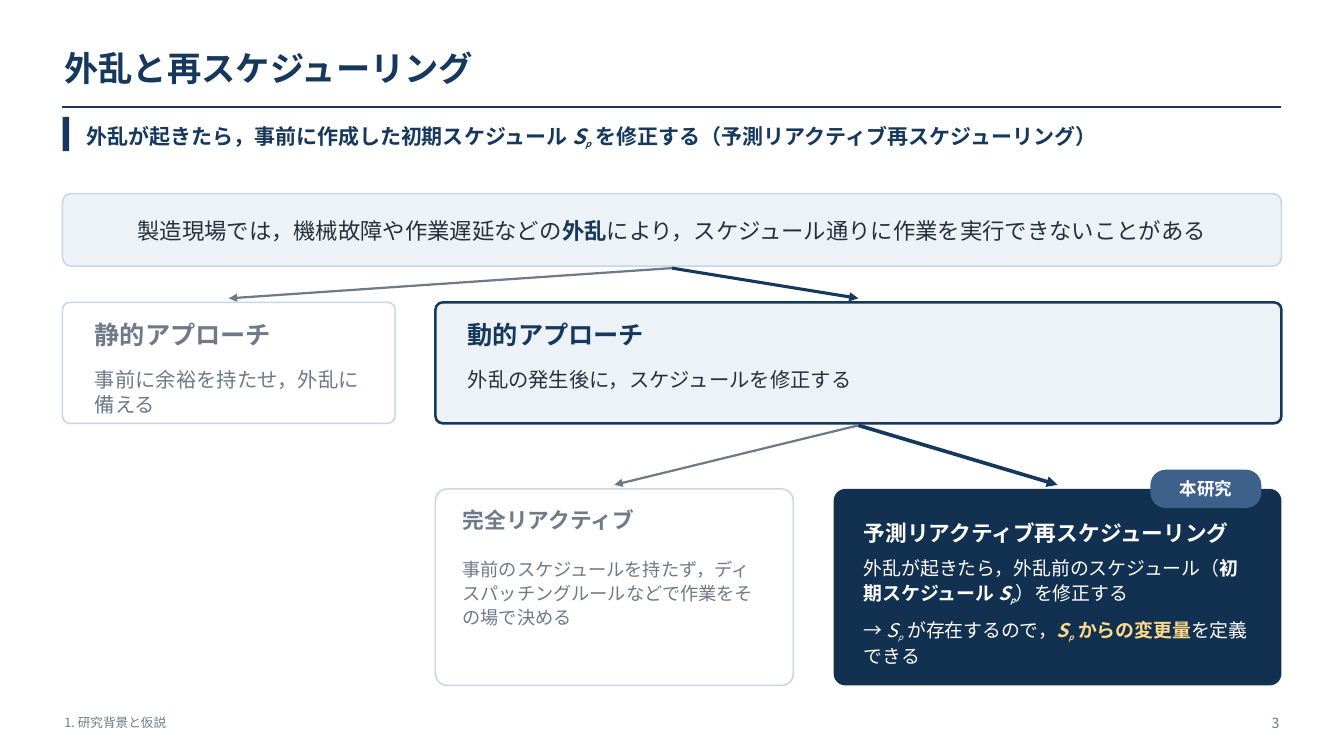
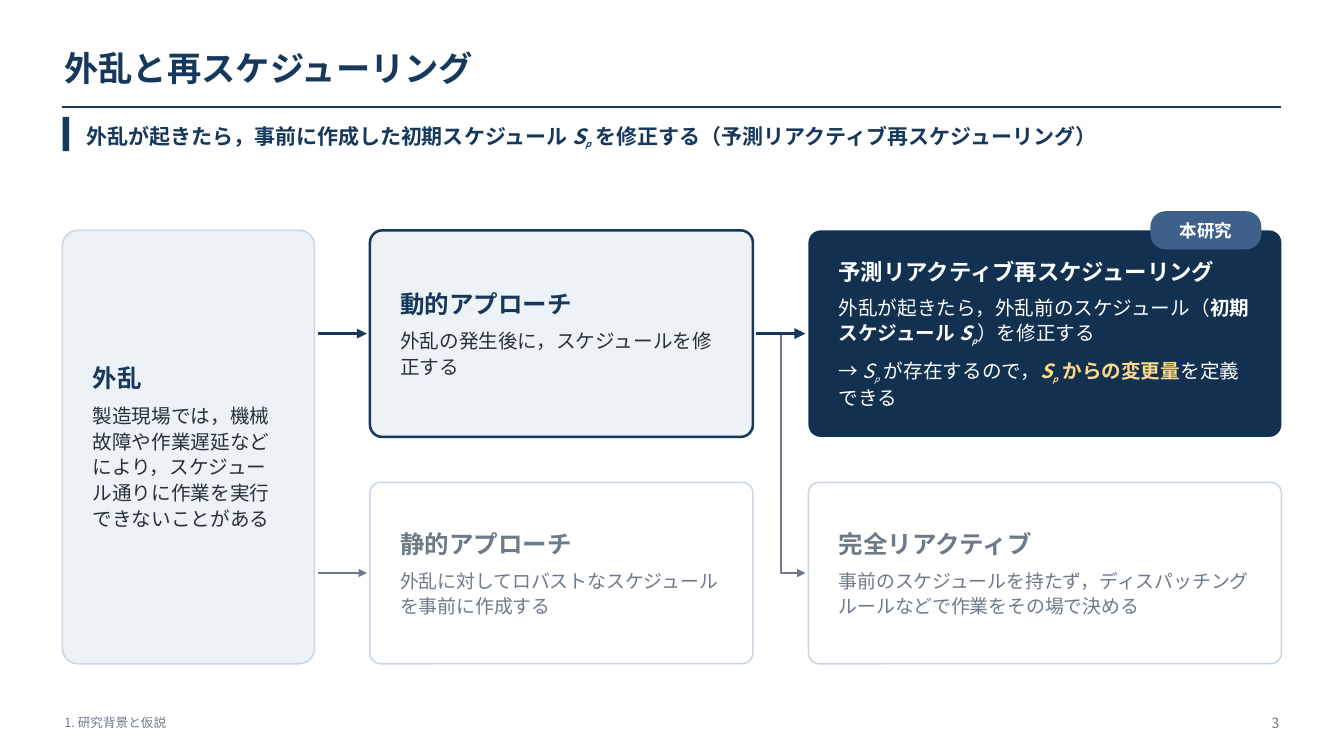
Before and after one commit to kitotakumi/stability_scheduling, a slide deck: slide 3 of doc/presentation_materials/JIMA2026fall_発表.pptx. Drawn at 1344x756 pixels with LibreOffice and Linux fonts; fonts in the diff are those of the drawing. Boxes give left, top, right and bottom in pixels: in the first picture for what was removed or moved away, otherwise in the second. Text is boxed around its words. In the diff, an @@ line names an element or a change of style, - is before the commit and + after.

```diff
--- a/doc/presentation_materials/JIMA2026fall_発表.pptx
+++ b/doc/presentation_materials/JIMA2026fall_発表.pptx
@@ rounded rectangle: place and size @@
-rounded rectangle at box(63, 194, 1281, 266)
+rounded rectangle at box(63, 231, 315, 664)
@@ rounded rectangle at box(63, 231, 315, 664): proportions changed @@
@@ rounded rectangle added at box(370, 231, 753, 438), fill #EDF2F7, outline #16385C 1.8 pt @@
@@ text "動的アプローチ": place and size @@
-text "動的アプローチ" at box(468, 370, 852, 389)
+text "動的アプローチ" at box(400, 292, 712, 375)
@@ rounded rectangle added at box(809, 231, 1281, 438), fill #123150 @@
@@ text "予測リアクティブ再スケジューリング": place and size @@
-text "予測リアクティブ再スケジューリング" at box(864, 522, 1247, 664)
+text "予測リアクティブ再スケジューリング" at box(839, 261, 1250, 406)
@@ text "予測リアクティブ再スケジューリング" at box(839, 261, 1250, 406): size 15.5 to 16 pt in "予測リアクティブ再スケジューリング"; size 13.5 to 14 pt in "外乱が起きたら，外乱前のスケジュール（初期スケジュール Sp）を修正する", "→ Sp が存在するので，Sp からの変更量を定義できる"; size 9.7 to 10.1 pt in "Sp）を修正する", "Sp が存在するので，Sp"; vertical alignment top to middle @@
@@ rounded rectangle "本研究": place and size @@
-rounded rectangle "本研究" at box(1150, 470, 1261, 508)
+rounded rectangle "本研究" at box(1150, 212, 1261, 250)
@@ arrow removed from (673, 268) to (229, 298) @@
@@ arrow removed from (673, 268) to (859, 298) @@
@@ text at box(400, 292, 571, 315): paragraph added @@
+動的アプローチ
@@ rounded rectangle removed at box(63, 302, 395, 423) @@
@@ text removed at box(95, 322, 271, 346) @@
-静的アプローチ
@@ rounded rectangle removed at box(436, 302, 1281, 423) @@
@@ text removed at box(468, 322, 644, 347) @@
-動的アプローチ
@@ arrow added from (318, 334) to (367, 334), #16385C 2.4 pt @@
@@ text at box(400, 331, 712, 375): size 14.5 to 14 pt in "外乱の発生後に，スケジュールを修正する"; line spacing 1.05 to 1.1; more space between paragraphs @@
@@ arrow moved from (859, 425) - (1058, 485) to (756, 334) - (806, 334) @@
@@ elbow arrow added from (756, 334) to (806, 573), #6E7A88 1.6 pt @@
@@ text at box(93, 366, 270, 527): text changed; size 16 to 14 pt @@
-製造現場では，機械故障や作業遅延などの外乱により，スケジュール通りに作業を実行できないことがある
+外乱
+製造現場では，機械故障や作業遅延などにより，スケジュール通りに作業を実行できないことがある
@@ arrow removed from (859, 425) to (614, 485) @@
@@ rounded rectangle: place and size @@
-rounded rectangle at box(436, 489, 793, 686)
+rounded rectangle at box(370, 483, 753, 664)
@@ vertical alignment top to middle in 3 elements at box(839, 532, 1249, 615), box(400, 292, 712, 375), box(400, 532, 718, 615) @@
@@ text removed at box(463, 509, 634, 530) @@
-完全リアクティブ
@@ rounded rectangle: place and size @@
-rounded rectangle at box(834, 489, 1281, 686)
+rounded rectangle at box(809, 483, 1281, 664)
@@ rounded rectangle at box(809, 483, 1281, 664): fill #123150 to #FFFFFF; outline none to #C9D6E5 1.1 pt @@
@@ text "完全リアクティブ": place and size @@
-text "完全リアクティブ" at box(463, 561, 753, 626)
+text "完全リアクティブ" at box(839, 532, 1249, 615)
@@ text at box(400, 532, 718, 615): text changed; size 14.5 to 13.5 pt @@
-事前に余裕を持たせ，外乱に備える
+静的アプローチ
+外乱に対してロバストなスケジュールを事前に作成する
@@ text at box(839, 532, 1032, 555): paragraph added @@
+完全リアクティブ
@@ arrow added from (318, 573) to (367, 573), #6E7A88 1.6 pt @@
@@ text at box(839, 572, 1249, 615): size 13 to 13.5 pt in "事前のスケジュールを持たず，ディスパッチングルールなどで作業をその場で決める"; more space between paragraphs @@
```
Also in this commit, not shown: 1 other slide changed, 2 other files.
